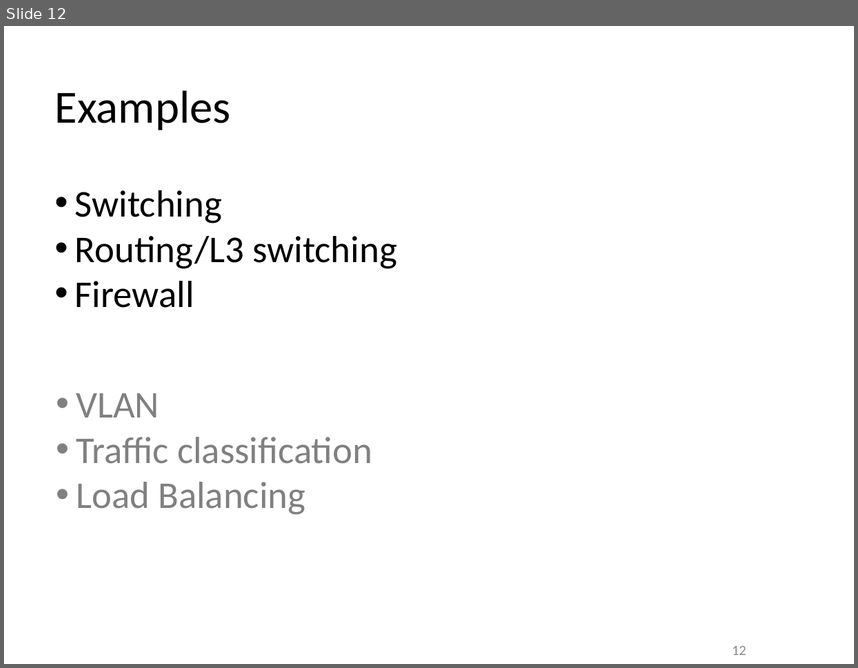
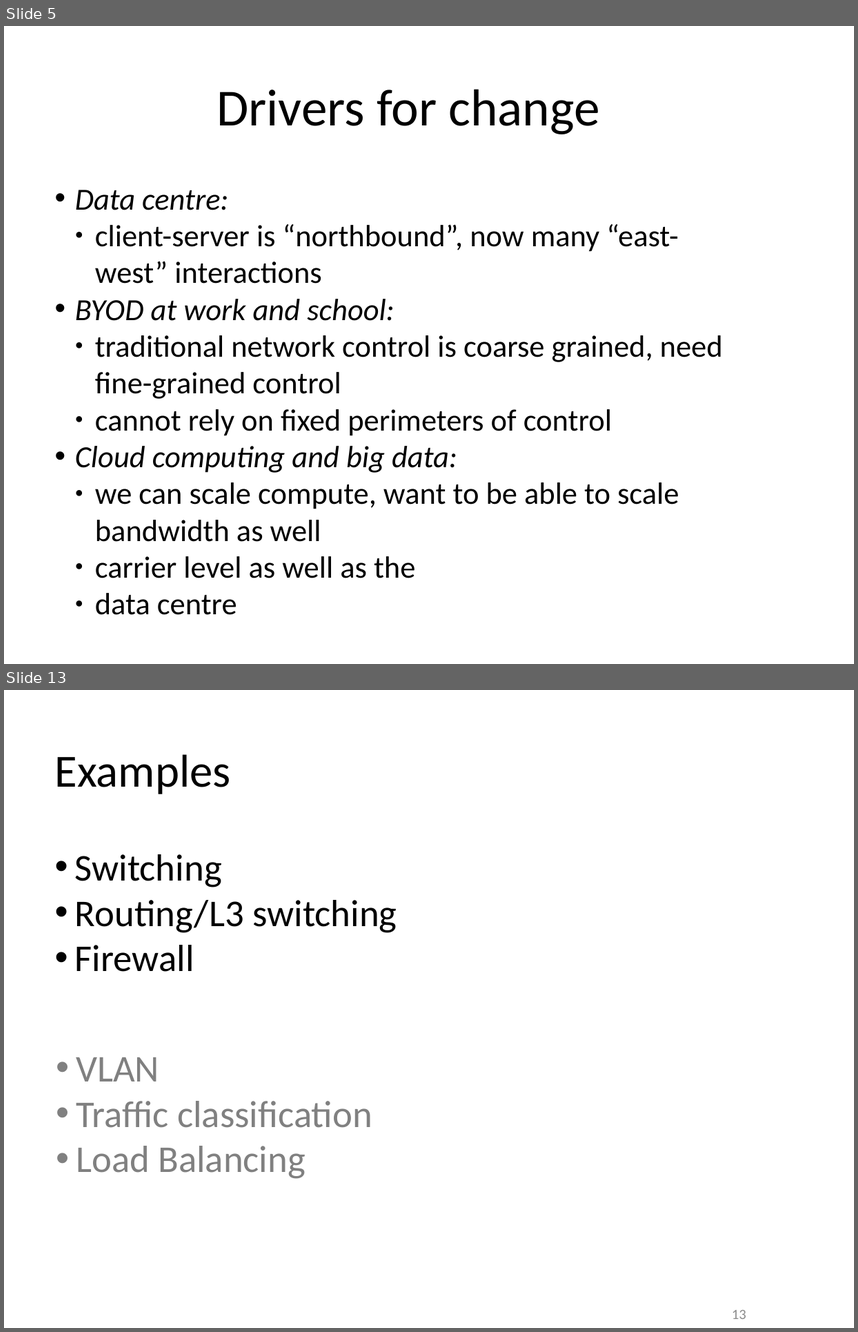
Before and after one commit to gwacter-zz/sdn-workshop, a slide deck: presentations/SDN-Introduction.pptx. Shown one above the other, each under a label of ours: slide 12 before the commit, slides 5 and 13 after it; the slides between them are not shown. The pictures are 858x668 and 858x1332 pixels, drawn with LibreOffice and Linux fonts; fonts in the diff are those of the drawing; background and template pictures are left out. Boxes give left, top, right and bottom in pixels: in the first picture for what was removed or moved away, otherwise in the second. Text is boxed around its words. In the diff, an @@ line names an element or a change of style, - is before the commit and + after.

```diff
--- a/presentations/SDN-Introduction.pptx
+++ b/presentations/SDN-Introduction.pptx
@@ slide 5 added at [4,26,854,664], background #FFFFFF @@
@@ text added at [217,89,599,134], 44 pt, text #000000 @@
+Drivers for change
@@ text added at [75,190,723,578], 26 pt, text #000000 @@
+• Data centre:
+  ● client-server is “northbound”, now many “east-west” interactions
+• BYOD at work and school:
+  ● traditional network control is coarse grained, need fine-grained control
+  ● cannot rely on fixed perimeters of control
+• Cloud computing and big data:
+  ● we can scale compute, want to be able to scale bandwidth as well
+  ● carrier level as well as the
+    data centre
@@ what was slide 12 is now slide 13 @@
@@ page number at [732,1310,746,1319]: text changed @@
-12
+13
```
Also in this commit, not shown: 7 slides changed, 16 other slides added, 5 slides removed, 5 other files.
